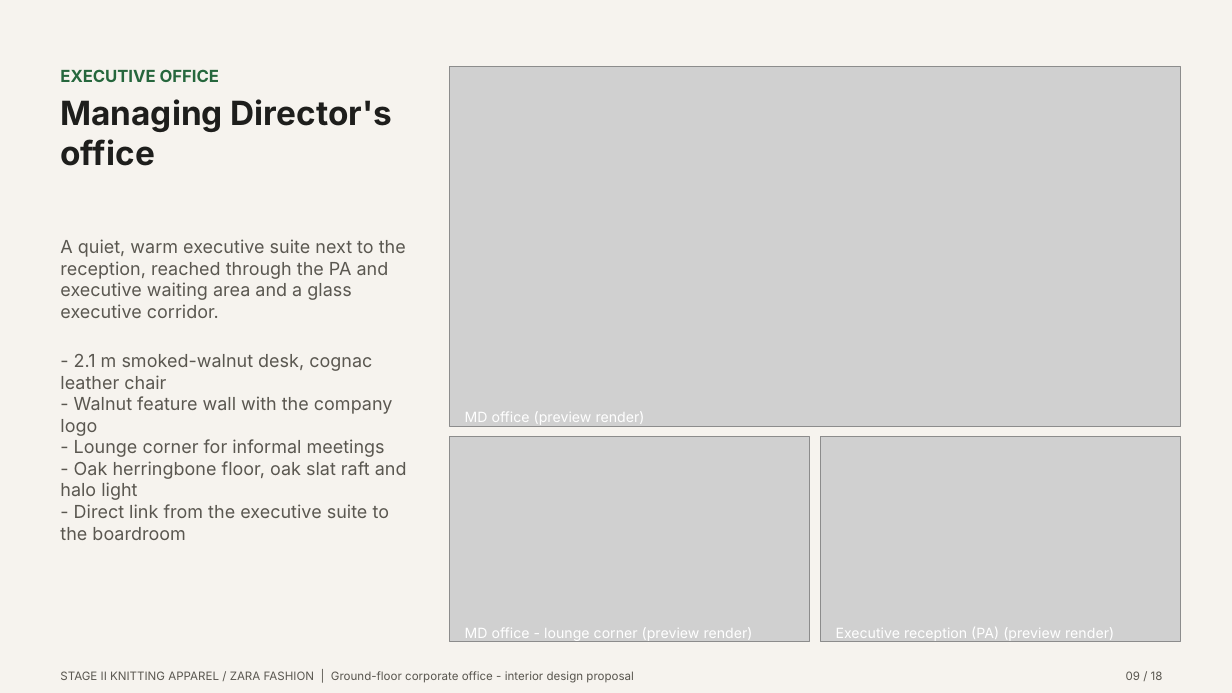
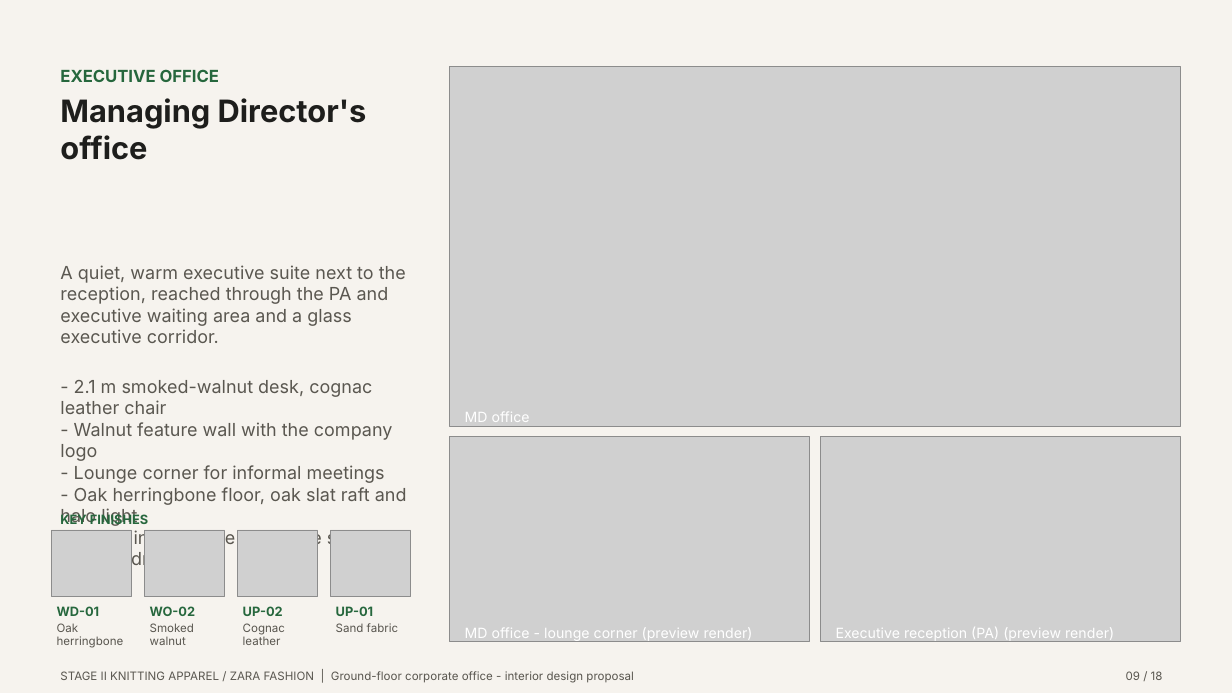
Before and after one commit to i-m-r-a-n/Practice01, a slide deck: slide 9 of GARMENT_OFFICE_FINAL_PRESENTATION/03_PRESENTATION/Garment_Office_Design_Pitch.pptx. Drawn at 1232x693 pixels with LibreOffice and Linux fonts; fonts in the diff are those of the drawing; grey boxes stand for pictures. Boxes give left, top, right and bottom in pixels: in the first picture for what was removed or moved away, otherwise in the second. Text is boxed around its words. In the diff, an @@ line names an element or a change of style, - is before the commit and + after.

```diff
--- a/GARMENT_OFFICE_FINAL_PRESENTATION/03_PRESENTATION/Garment_Office_Design_Pitch.pptx
+++ b/GARMENT_OFFICE_FINAL_PRESENTATION/03_PRESENTATION/Garment_Office_Design_Pitch.pptx
@@ text "Managing Director's office" at (60, 98, 367, 160): size 26 to 24 pt @@
@@ text "A quiet, warm executive suite ..." rewrapped from (60, 239, 407, 540) to (60, 265, 407, 570) @@
@@ text at (465, 412, 530, 422): text changed @@
-MD office (preview render)
+MD office
@@ picture added at (52, 531, 132, 597) @@
@@ text added at (60, 513, 149, 528), 10 pt, text #26673D, bold @@
+KEY FINISHES
@@ picture added at (144, 531, 225, 597) @@
@@ picture added at (238, 531, 318, 597) @@
@@ picture added at (331, 531, 411, 597) @@
@@ text added at (57, 606, 100, 616), 10 pt, text #26673D, bold @@
+WD-01
@@ text added at (57, 623, 124, 648), 9 pt, text #5A5750 @@
+Oak herringbone
@@ text added at (150, 606, 195, 616), 10 pt, text #26673D, bold @@
+WO-02
@@ text added at (150, 623, 194, 645), 9 pt, text #5A5750 @@
+Smoked walnut
@@ text added at (243, 606, 283, 616), 10 pt, text #26673D, bold @@
+UP-02
@@ text added at (243, 623, 285, 645), 9 pt, text #5A5750 @@
+Cognac leather
@@ text added at (336, 606, 374, 616), 10 pt, text #26673D, bold @@
+UP-01
@@ text added at (336, 623, 399, 632), 9 pt, text #5A5750 @@
+Sand fabric
```
Also in this commit, not shown: 8 other slides changed, 56 other files.
